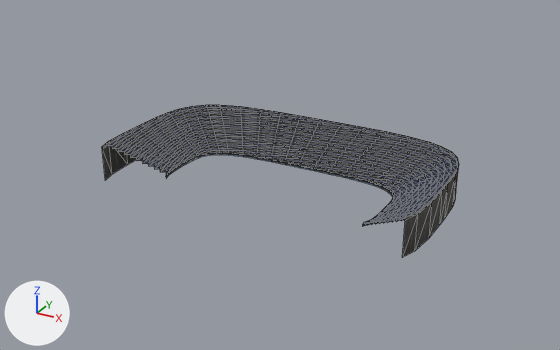
Two versions of the glTF model assets/actors/bowl/table.glb, one commit apart.
Camera for both pictures: a 50 mm lens placed at (180.0, -323.0, 169.0), pointed at (-1.0, 6.0, 5.0). Arrows for +X, +Y and +Z are at lower left; the lights stay in place. The picture after the commit comes second. Mesh edges are drawn as thin lines. Vertices at exactly the same position are counted once.

Names of what the first picture shows: 'table'.
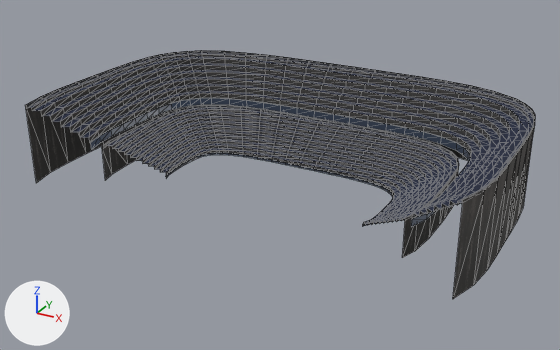
What the commit changed:
me_table is used by ob_table; location (0.0, 0.0, 0.0).
Verts and faces of me_table; kept vertices keep their numbers, new ones are numbered from 845.
me_table had 845 vertices, 1352 faces and spanned x -88.0..88.0, y -38.0..58.0, z 0.0..19.0.
me_table now has 1605 vertices, 2648 faces and spans x -119.0..119.0, y -59.0..89.0, z 0.0..44.0.
me_table part 1: a new loose piece of 594 vertices spanning x -119.0..119.0, y -56.0..88.0, z 18.0..44.0.
me_table part 2: a new loose piece of 90 vertices spanning x 88.0..119.0, y -59.0..0.0, z 18.0..44.0.
me_table part 3: a new loose piece of 66 vertices spanning x -119.0..119.0, y -56.0..89.0, z 0.0..44.0, in mat_bowl_table_trim (picture img_table_trim_albedo).
Part 4, on me_table:
New vertex 845 is at (119.0, -15.0, 0.0), pixel (497, 254).
New vertex 846 is at (119.0, 0.0, 0.0), pixel (505, 240).
New vertex 847 is at (119.0, -30.0, 0.0), pixel (487, 270).
New vertex 848 is at (117.0, -45.0, 0.0), pixel (473, 285).
New vertex 849 is at (113.0, -59.0, 0.0), pixel (452, 299).
New vertices 850 to 854 stand at vertices 845 to 849, in that order, plus (0.0, 0.0, 44.0).
New faces: (845, 846, 851), (845, 851, 850), (845, 850, 847), (847, 850, 852), (847, 852, 848), (848, 852, 853) (mat_bowl_table_trim (picture img_table_trim_albedo)).
New faces: (848, 853, 849), (849, 853, 854) (mat_bowl_table_trim (picture img_table_trim_albedo)).

Pixel boxes (x1, y1, x2, y2) of what changed, in the pictures (560 x 350 px):
'table', reshaped (42% wider, 62% taller)
    before: (102, 105, 459, 258)
    after: (26, 50, 535, 299)
part 1 of me_table, added
    after: (27, 51, 534, 180)
part 2 of me_table, added
    after: (411, 153, 516, 227)
part 3 of me_table, added
    after: (26, 50, 535, 240)
part 4 of me_table, added
    after: (453, 152, 518, 299)
